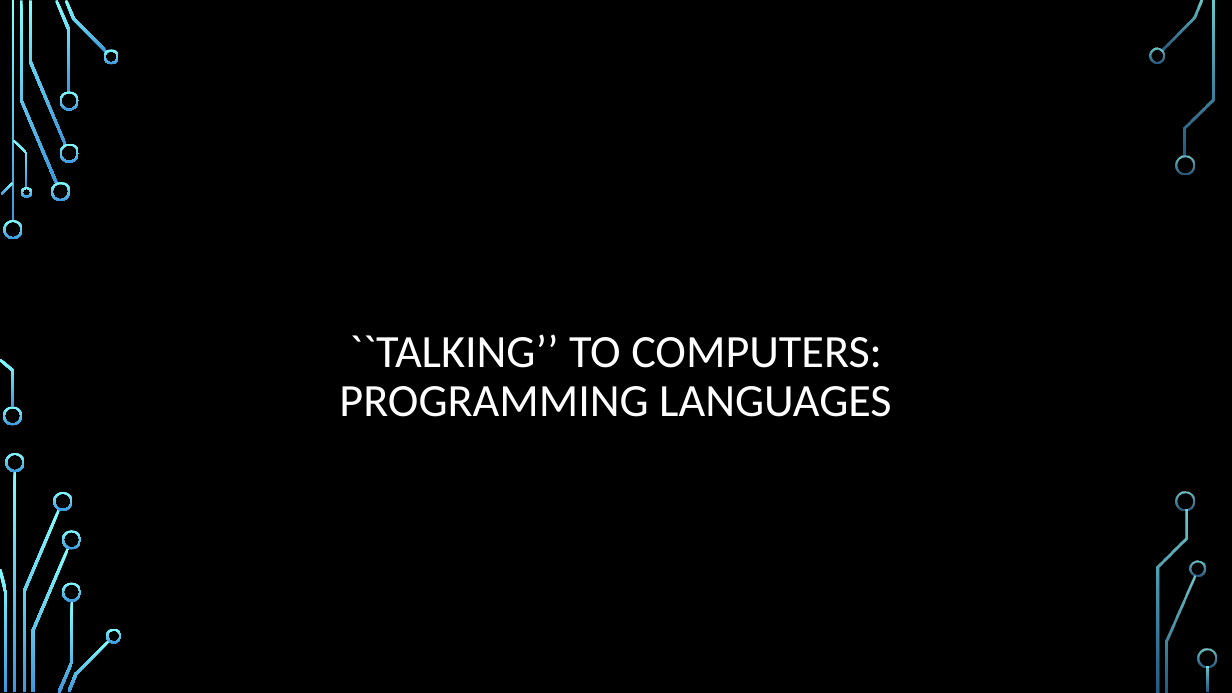
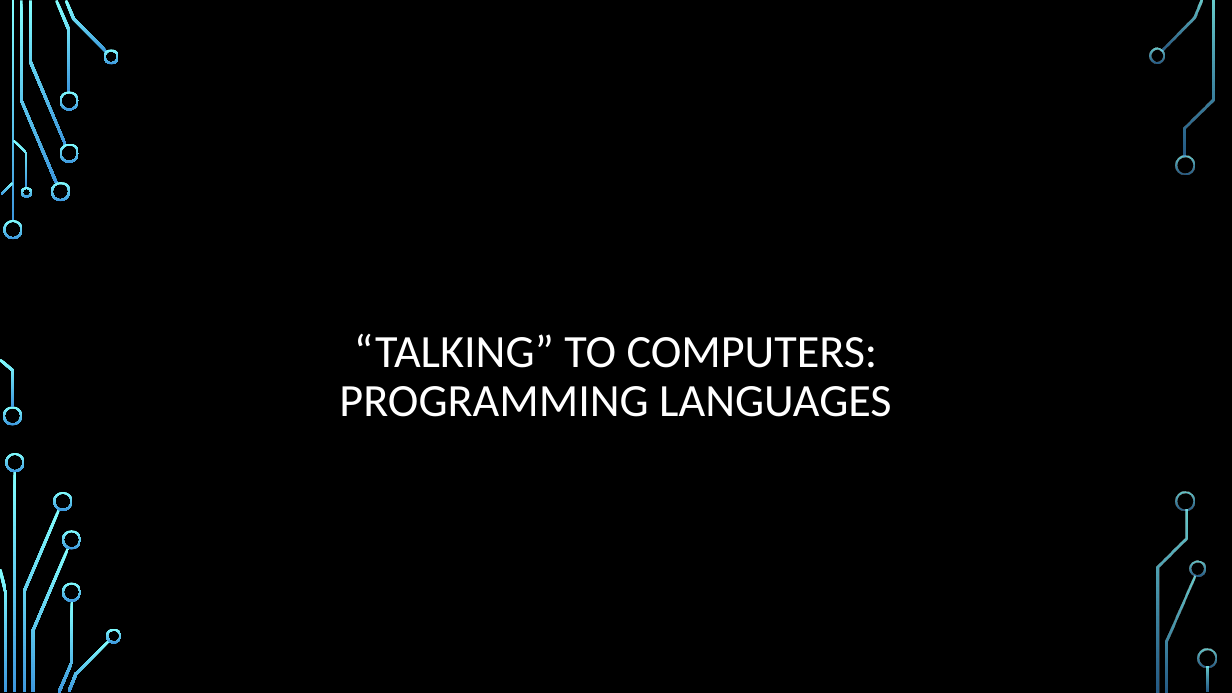
Before and after one commit to venelink/python_course, a slide deck: slide 10 of Slides/01_Introduction.pptx. Drawn at 1232x693 pixels with LibreOffice and Linux fonts; fonts in the diff are those of the drawing; background and template pictures are left out. Boxes give left, top, right and bottom in pixels: in the first picture for what was removed or moved away, otherwise in the second. Text is boxed around its words. In the diff, an @@ line names an element or a change of style, - is before the commit and + after.

```diff
--- a/Slides/01_Introduction.pptx
+++ b/Slides/01_Introduction.pptx
@@ title at box(339, 334, 891, 417): text changed @@
-``TALKING’’ TO COMPUTERS:
-PROGRAMMING LANGUAGES
+“TALKING” TO COMPUTERS:
+PROGRAMMING LANGUAGES
```
Also in this commit, not shown: 6 other slides changed.
